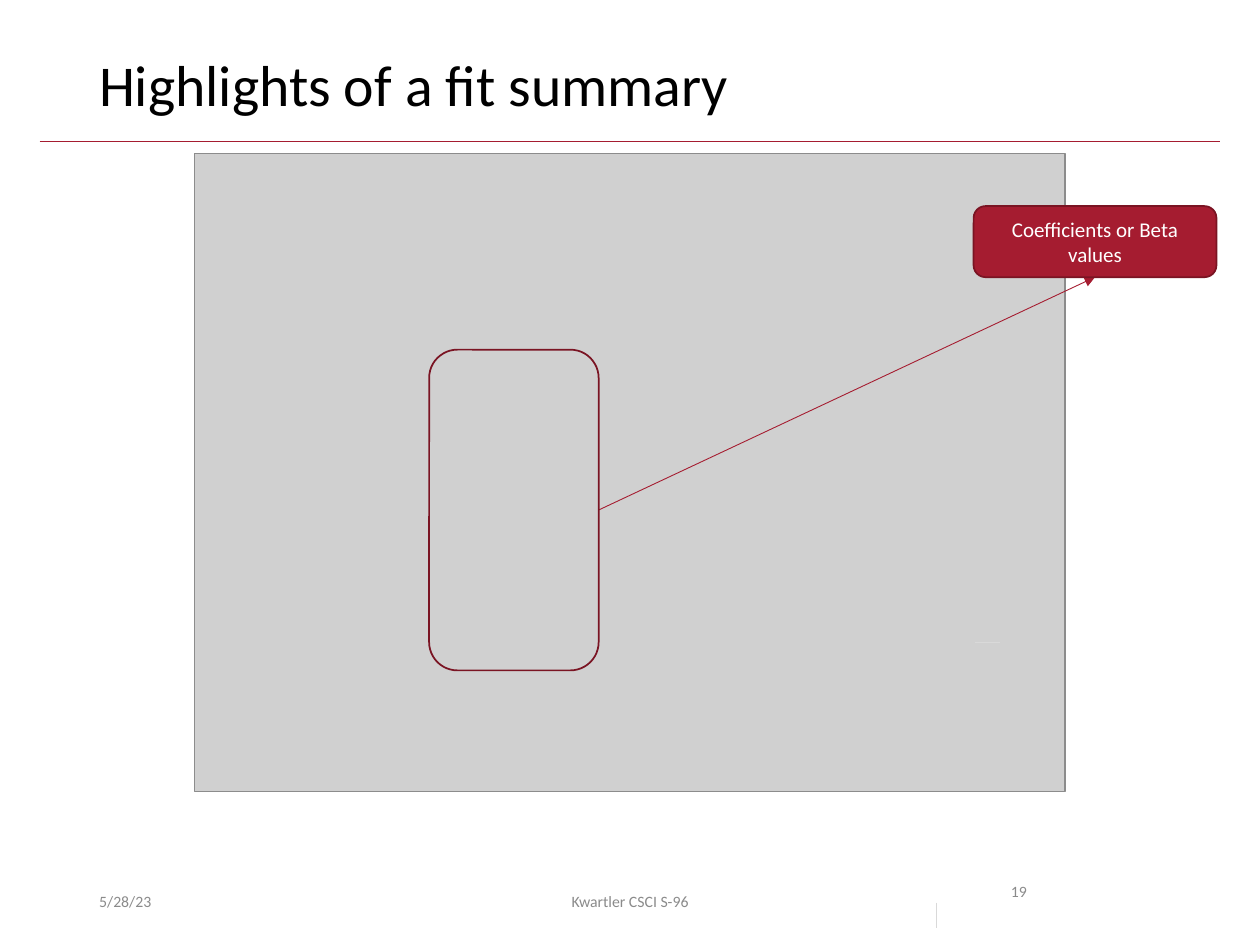
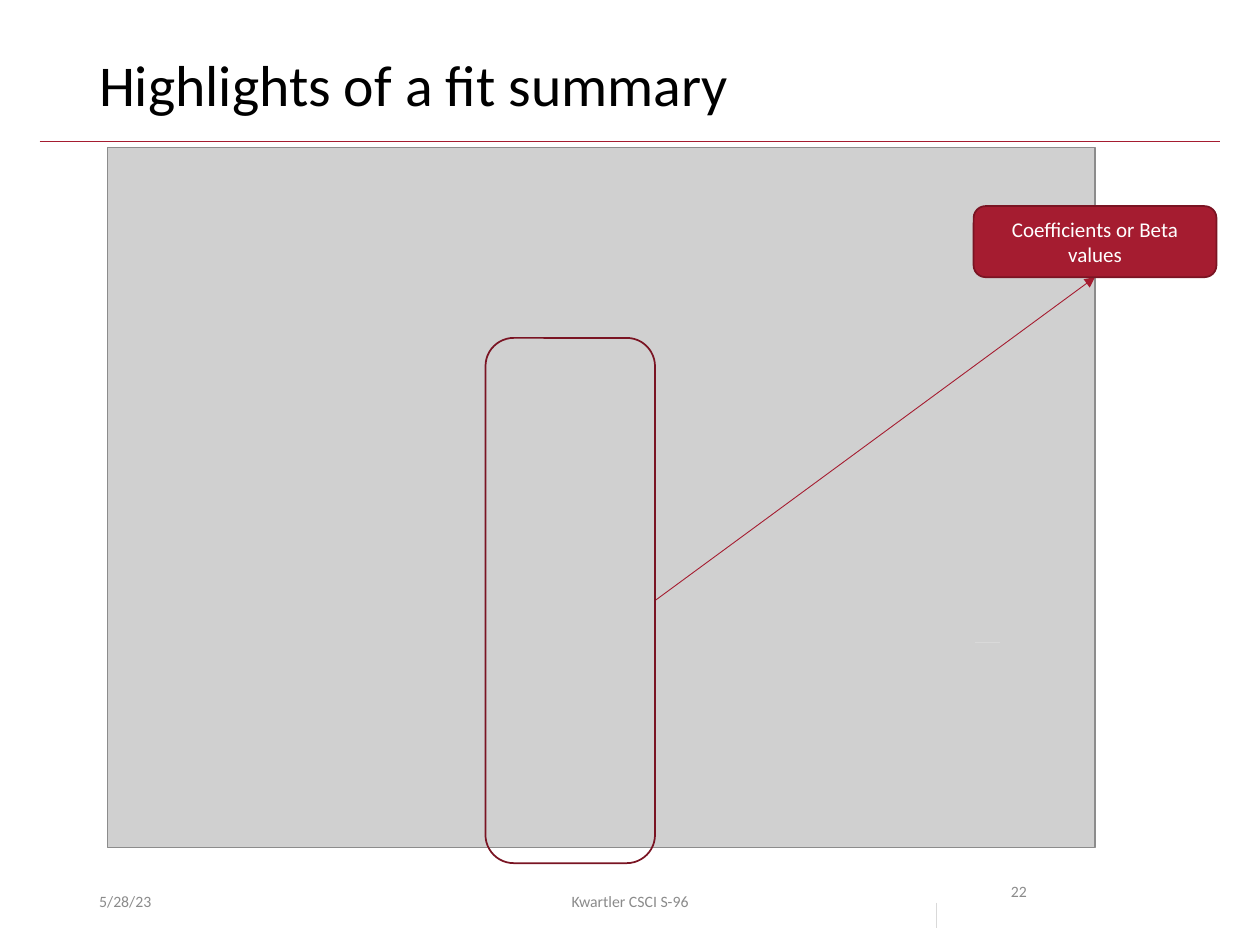
Before and after one commit to kwartler/GSERM_ICPSR, a slide deck: slide 22 of lessons/D_Supervised/A_regression.pptx (slide 19 before the commit). Drawn at 1260x945 pixels with LibreOffice and Linux fonts; fonts in the diff are those of the drawing; grey boxes stand for pictures; background and template pictures are left out. Boxes give left, top, right and bottom in pixels: in the first picture for what was removed or moved away, otherwise in the second. Text is boxed around its words. In the diff, an @@ line names an element or a change of style, - is before the commit and + after.

```diff
--- a/lessons/D_Supervised/A_regression.pptx
+++ b/lessons/D_Supervised/A_regression.pptx
@@ picture: place and size @@
-picture at box(195, 154, 1066, 791)
+picture at box(107, 147, 1095, 848)
@@ arrow moved from (598, 510) - (1095, 277) to (655, 601) - (1095, 277) @@
@@ rounded rectangle: place and size @@
-rounded rectangle at box(430, 350, 600, 672)
+rounded rectangle at box(485, 338, 655, 863)
@@ page number at box(1011, 887, 1027, 897): text changed @@
-19
+22
```
Also in this commit, not shown: 11 other slides changed, 8 slides added, 7 other files.
